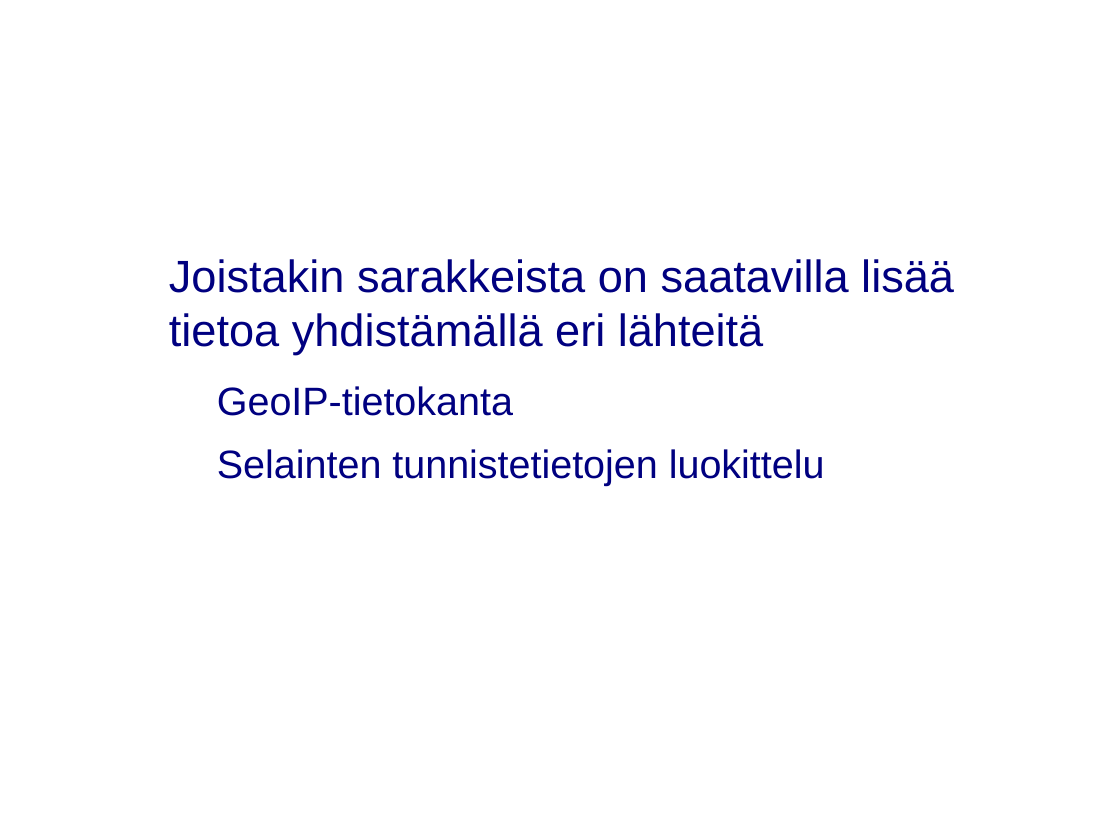
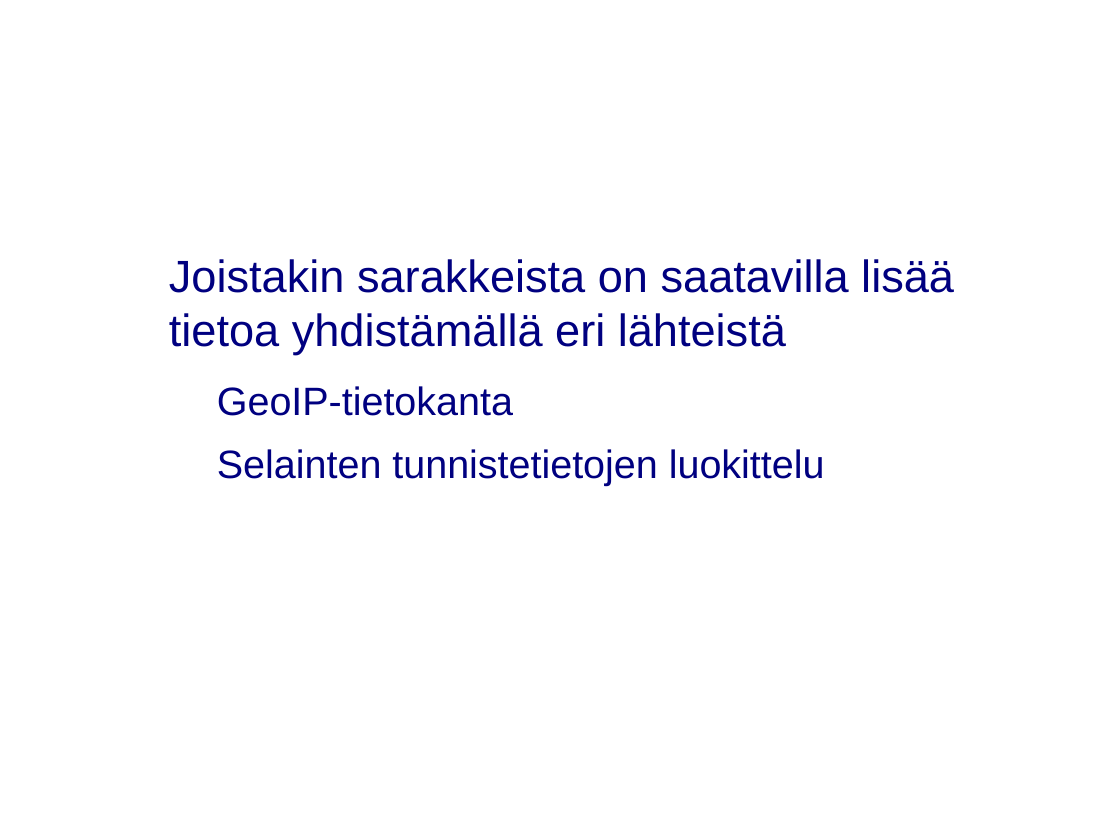
Before and after one commit to zouppen/gradu, a slide deck: slide 7 of esitykset/esitys_porissa.odp. Drawn at 1120x840 pixels with LibreOffice and Linux fonts; fonts in the diff are those of the drawing; background and template pictures are left out. Boxes give left, top, right and bottom in pixels: in the first picture for what was removed or moved away, otherwise in the second. Text is boxed around its words. In the diff, an @@ line names an element or a change of style, - is before the commit and + after.

```diff
--- a/esitykset/esitys_porissa.odp
+++ b/esitykset/esitys_porissa.odp
@@ text at <box>169,259,954,355</box>: text changed @@
-● Joistakin sarakkeista on saatavilla lisää tietoa yhdistämällä eri lähteitä
+● Joistakin sarakkeista on saatavilla lisää tietoa yhdistämällä eri lähteistä
```
Also in this commit, not shown: 2 other slides changed, 1 other file.
